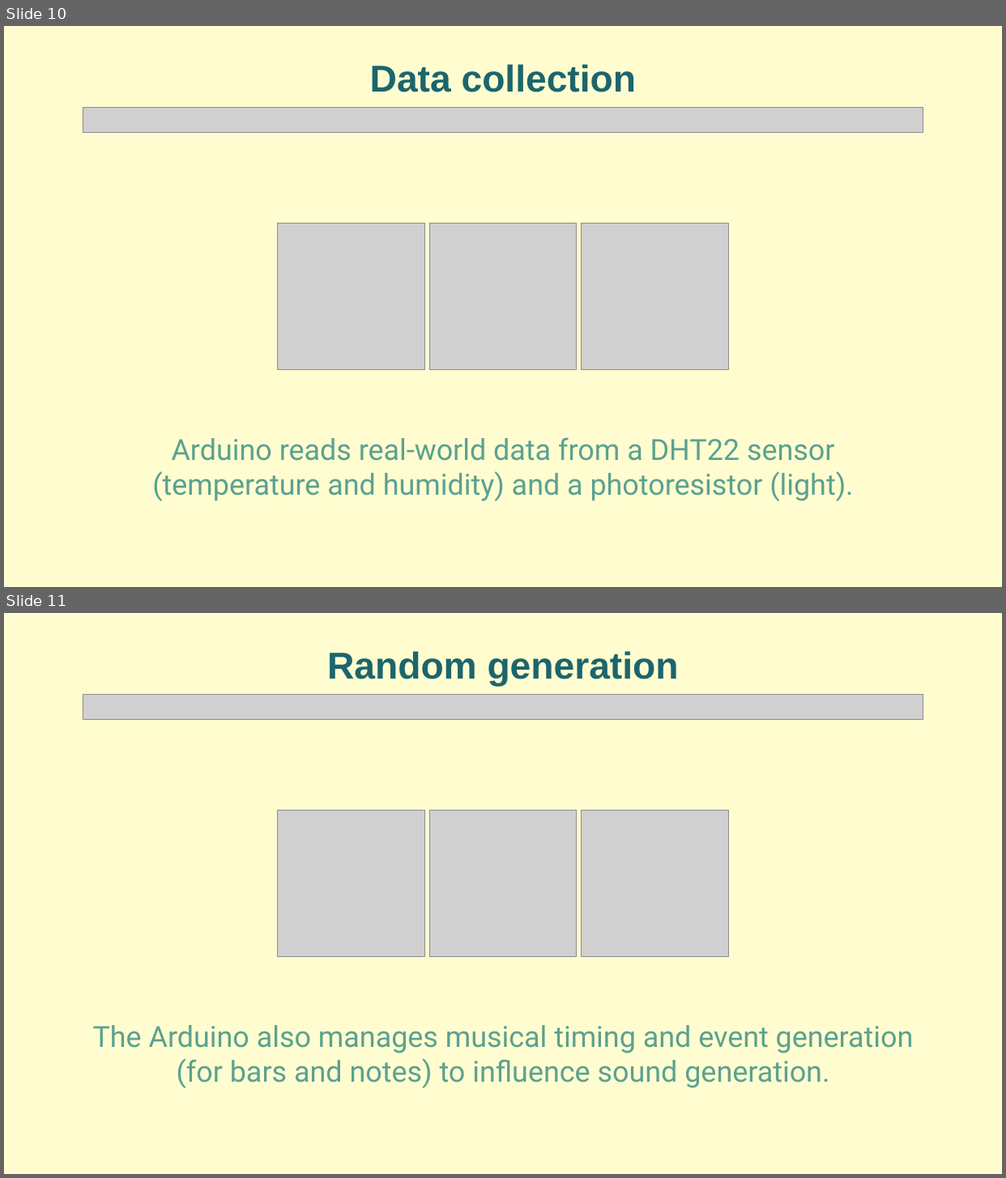
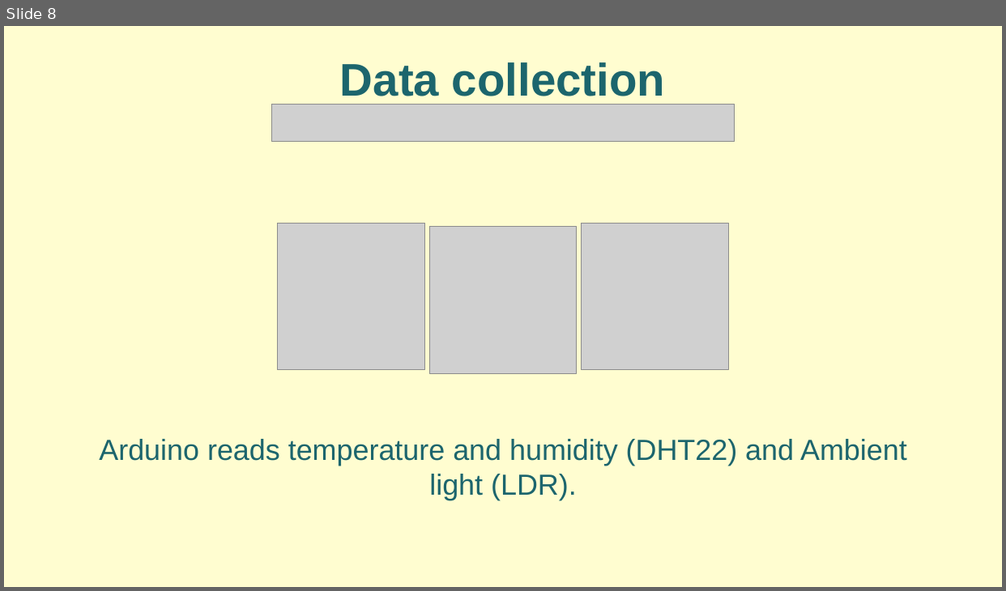
Before and after one commit to Ciorpy/G.A.I.A.-CMLS-2025, a slide deck: GAIA.pptx. Shown one above the other, each under a label of ours: slides 10 and 11 before the commit, slide 8 after it. The pictures are 1006x1178 and 1006x591 pixels, drawn with LibreOffice and Linux fonts; fonts in the diff are those of the drawing; grey boxes stand for pictures. Boxes give left, top, right and bottom in pixels: in the first picture for what was removed or moved away, otherwise in the second. Text is boxed around its words. In the diff, an @@ line names an element or a change of style, - is before the commit and + after.

```diff
--- a/GAIA.pptx
+++ b/GAIA.pptx
@@ slide 11 removed at [4, 613, 1002, 1174], background #FFFDD0 @@
@@ text removed at [327, 651, 679, 687] @@
-Random generation
@@ picture removed at [83, 694, 923, 719] @@
@@ picture removed at [277, 810, 424, 957] @@
@@ picture removed at [429, 810, 577, 957] @@
@@ picture removed at [582, 810, 729, 957] @@
@@ text removed at [93, 1025, 914, 1088] @@
-The Arduino also manages musical timing and event generation (for bars and notes) to influence sound generation.
@@ what was slide 10 is now slide 8 @@
@@ slide 8 changed as well @@
@@ text "Data collection" at [340, 62, 665, 96]: size 36 to 44 pt @@
@@ picture removed at [83, 107, 923, 132] @@
@@ picture added at [271, 104, 734, 141] @@
@@ picture: place and size @@
-picture at [429, 223, 577, 370]
+picture at [429, 227, 577, 374]
@@ text at [99, 439, 907, 501]: text changed; font Roboto to Arial; text colour #5BA191 to #1C656D @@
-Arduino reads real-world data from a DHT22 sensor (temperature and humidity) and a photoresistor (light).
+Arduino reads temperature and humidity (DHT22) and Ambient light (LDR).
```
Also in this commit, not shown: 27 other slides changed, 2 slides added, 4 other slides removed, 5 other files.
